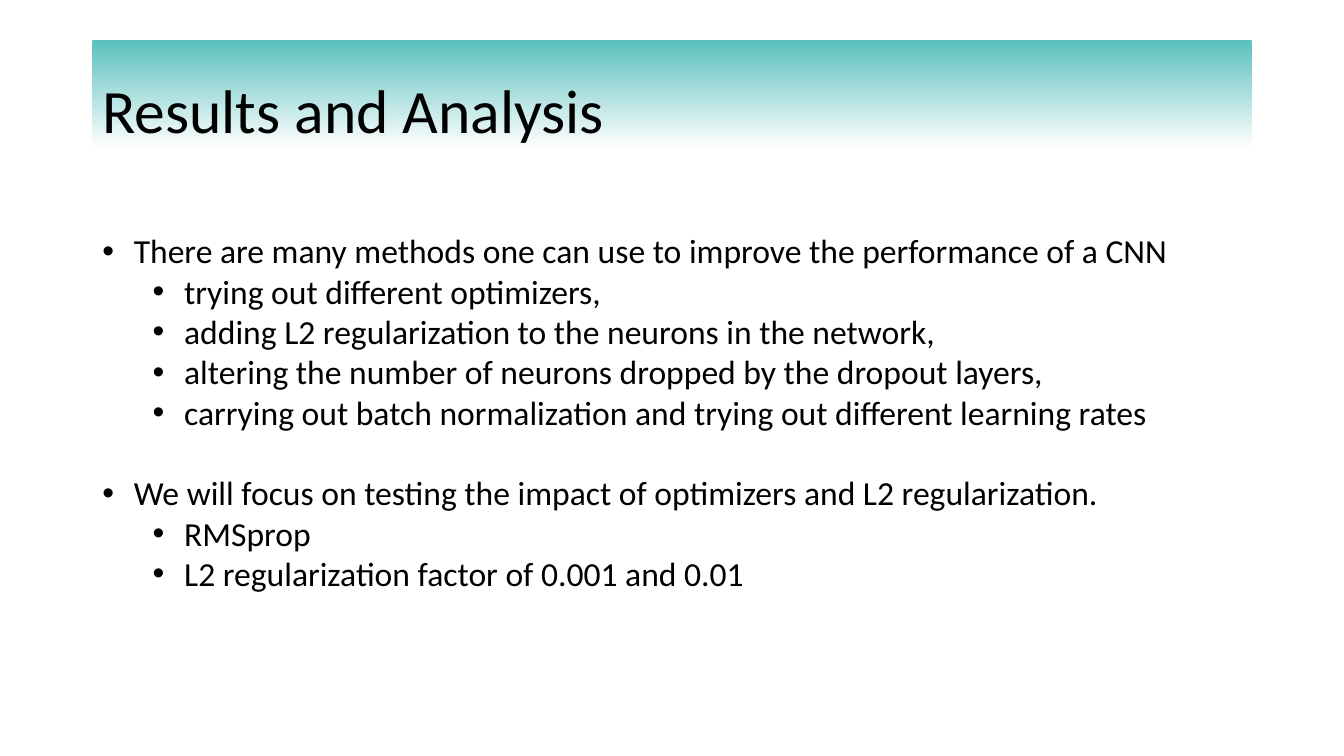
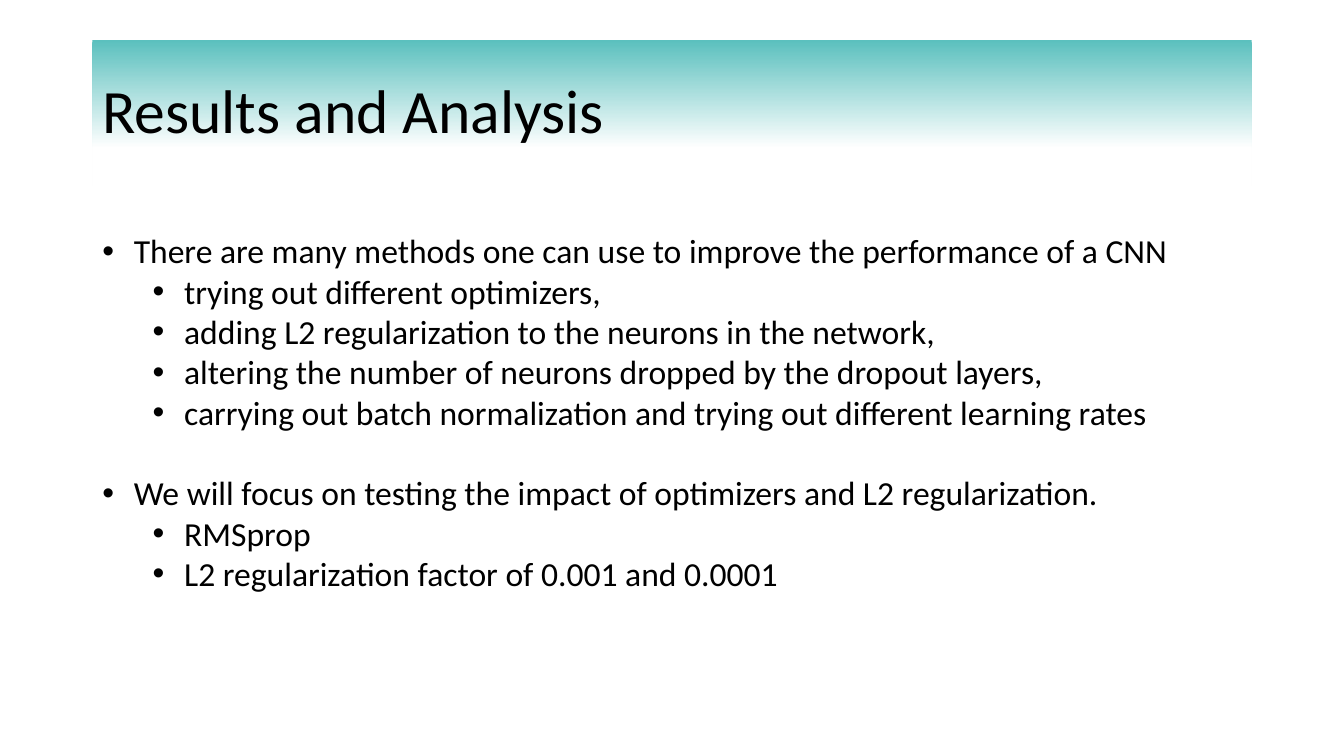
Before and after one commit to enraarne/CUBoulder-Deep-Learning-Final-Project, a slide deck: slide 8 of presentation.pptx. Drawn at 1344x756 pixels with LibreOffice and Linux fonts; fonts in the diff are those of the drawing. Boxes give left, top, right and bottom in pixels: in the first picture for what was removed or moved away, otherwise in the second. Text is boxed around its words. In the diff, an @@ line names an element or a change of style, - is before the commit and + after.

Commit message:
powerpoint fix2

```diff
--- a/presentation.pptx
+++ b/presentation.pptx
@@ text at [184,562,778,592]: text changed @@
-  • L2 regularization factor of 0.001 and 0.01
+  • L2 regularization factor of 0.001 and 0.0001
```
